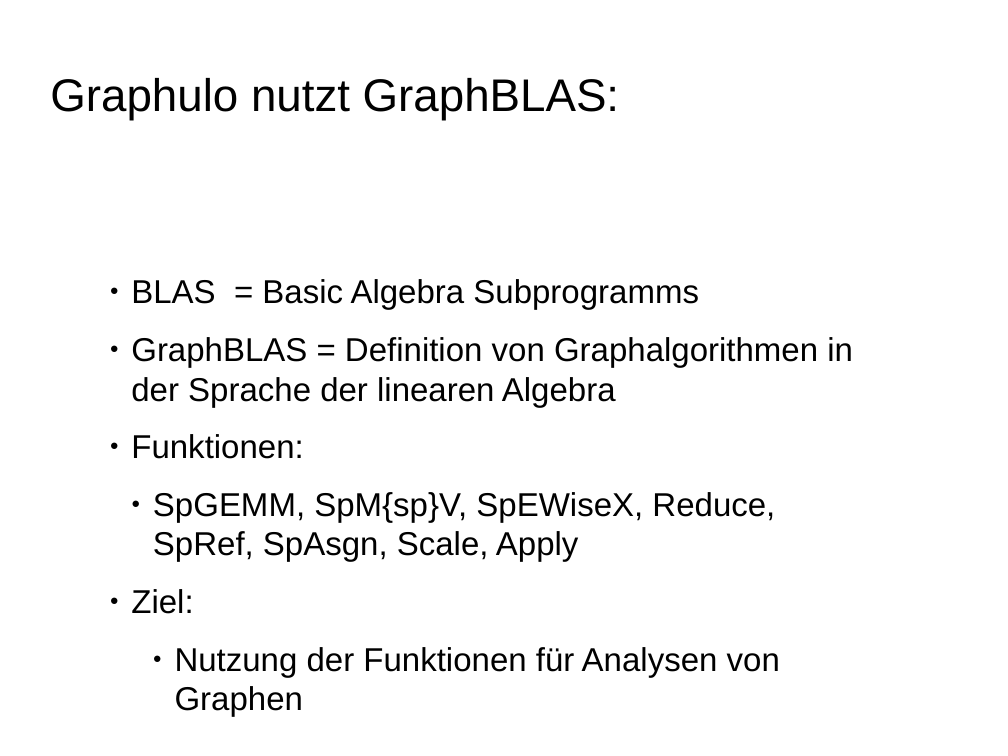
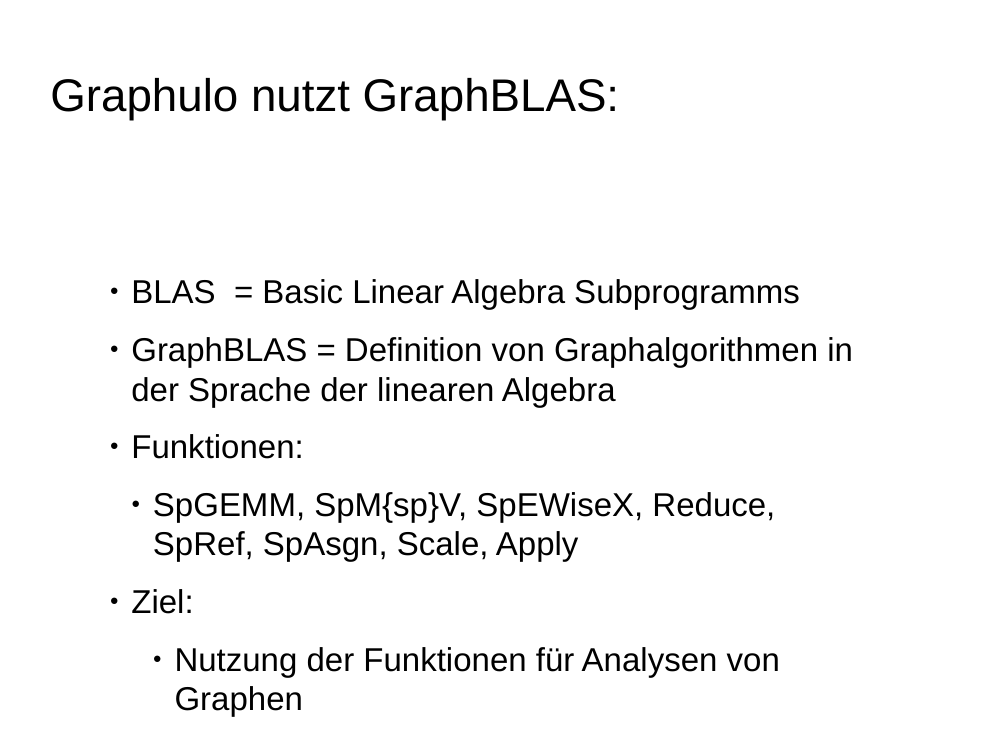
Before and after one commit to ScaDS/dblp-graphulo, a slide deck: slide 7 of doc/testat3final.odp. Drawn at 1008x756 pixels with LibreOffice and Linux fonts; fonts in the diff are those of the drawing; background and template pictures are left out. Boxes give left, top, right and bottom in pixels: in the first picture for what was removed or moved away, otherwise in the second. Text is boxed around its words. In the diff, an @@ line names an element or a change of style, - is before the commit and + after.

```diff
--- a/doc/testat3final.odp
+++ b/doc/testat3final.odp
@@ text at [131,279,800,310]: text changed @@
-● BLAS = Basic Algebra Subprogramms
+● BLAS = Basic Linear Algebra Subprogramms
```
